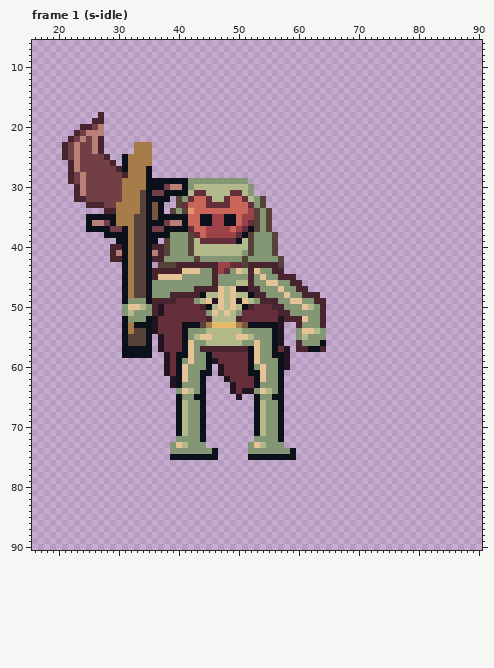
Two versions of one pixel-art file, art/enemy-blood-0.aseprite. The picture above is the old version.
96x96 pixels, 128 frames. Shown: frame 1 (s-idle): x 16..90, y 6..90. The commit also changed other frames, which this record leaves out.
Once edited:
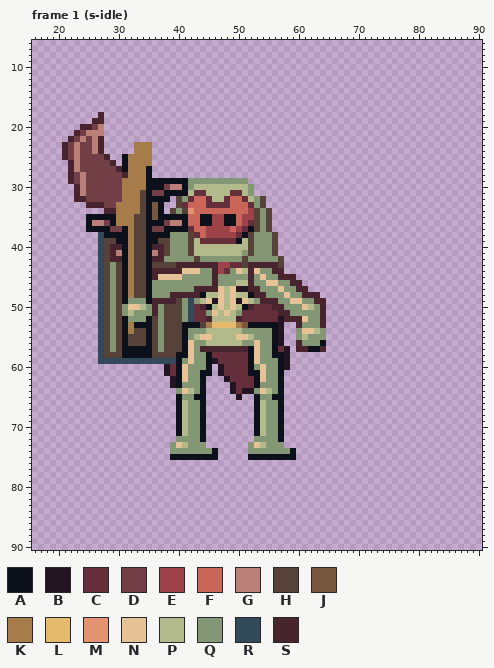
Palette (. is transparent): A #0b101b  B #221420  C #652e3b  D #733f46  E #9d4249  F #ca6559  G #b98078  H #57423a  J #77573d  K #a77c4b  L #e6ba6d  M #e59472  N #e5c397  P #b2ba8b  Q #839775  R #314958  S #48252e
Diff:
Frame 1 (s-idle), layer "ink":
y 38: x 27 . -> R
y 39: x 27..29 ... -> RHH; x 37 . -> H
y 40..42: x 27..28 .. -> RH
y 43: x 27..30 .... -> RHQH; x 36 . -> H
y 44..48: x 27..30 .... -> RHQH
y 49: x 27..30 .... -> RHQH; x 40..42 CCC -> HQR
y 50..51: x 27..30 .... -> RHQH; x 37..42 BCCCCC -> QHHHQR
y 52: x 27..30 .... -> RHQH; x 36..42 BCCCCCC -> HQHHHQR
y 53..54: x 27..30 .... -> RHQH; x 36..40 BCCCC -> HQHHH
y 55..57: x 27..30 .... -> RHQH; x 36..40 .BCCC -> HQHHH
y 58: x 27..30 .... -> RHHH; x 36..39 ..BC -> HHHH
y 59: x 27..39 ...........BC -> RRRRRRRRRRRRR
Pixel boxes of the changes (left, top, right, bottom) in both pictures:
changed: (98, 232, 194, 364)
